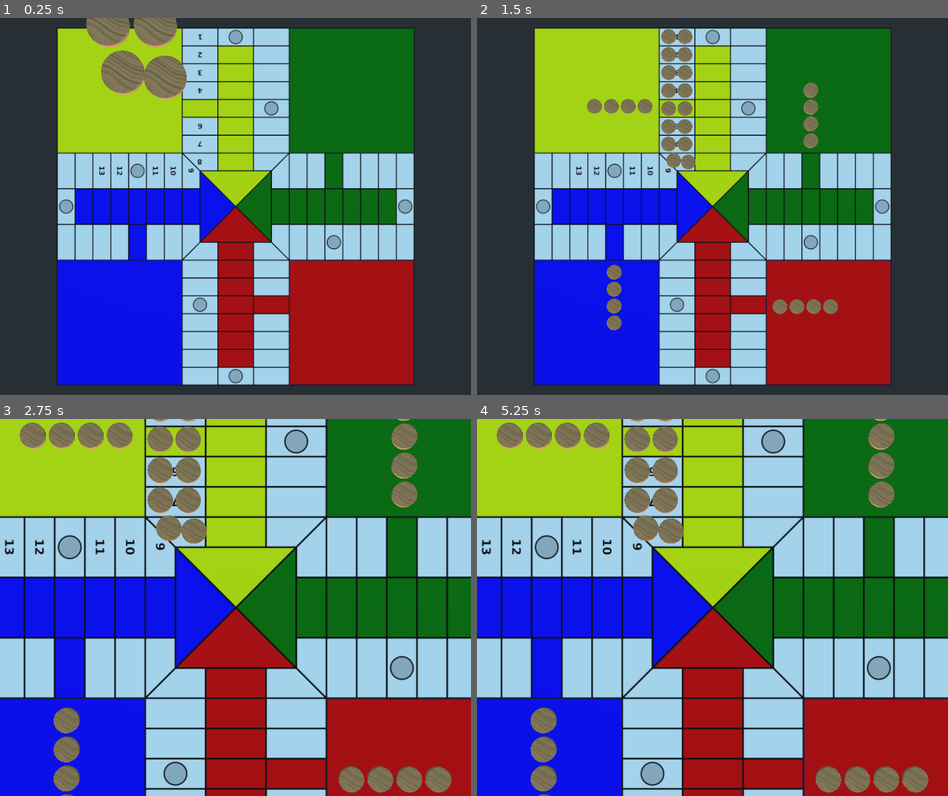
Above: before the commit, frames 1-4 (two rows, left to right).
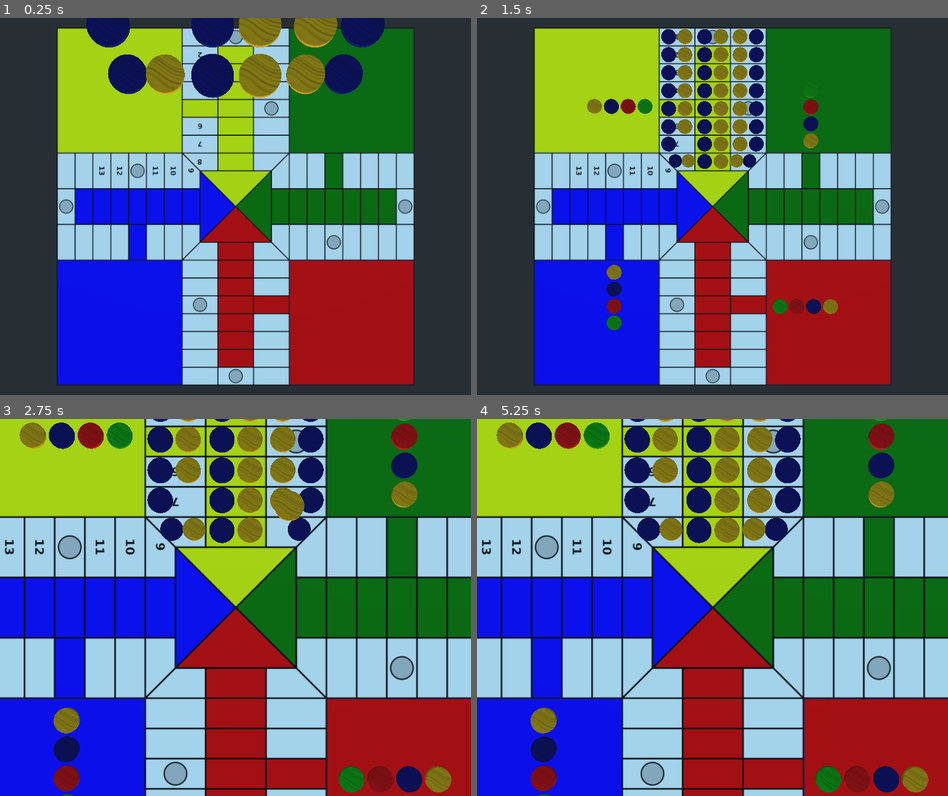
Above: after the commit, the same moments.

Repository: turulomio/gdparchis
Game: Godot game, scene res://scenes/Game4.tscn
Same seed, same stepped clock (60 frames per second), same inputs: the game is played once before the commit and once after it.
Inputs (mouse positions are in pixels of both pictures, inside the frame that each line leads up to):
- Up to frame 1 (0.25 s): no input
- Up to frame 2 (1.5 s): move the mouse to (816, 187) at 0.52 s; click (816, 187) at 0.6 s; move the mouse to (618, 225) at 1.27 s; click (618, 225) at 1.35 s
- Up to frame 3 (2.75 s): tap Enter at 2 s; move the mouse to (282, 524) at 2.02 s; tap Z (zoom_in) at 2.1 s; click (282, 524) at 2.3 s
- Up to frame 4 (5.25 s): move the mouse to (688, 682) at 2.77 s; tap A (zoom_out) at 2.85 s; click (688, 682) at 3.05 s; tap Space at 3.5, 5 s; move the mouse to (853, 664) at 3.52 s; click (853, 664) at 3.6 s; tap Enter at 4.25 s; move the mouse to (571, 550) at 4.27 s; click (571, 550) at 4.35 s; move the mouse to (736, 607) at 5.02 s; tap Z (zoom_in) at 5.1 s

The runs differ from the first frame. In frame 1, 8.3% of the frame differs, in the area x 18-82%, y 0-22%; in frame 2, 6.3%; in frame 3, 11%; in frame 4, 11%, in the area x 4-96%, y 0-100%.

Commit message:
Adding more pieces to squares

Diff:
--- a/project.godot
+++ b/project.godot
@@ -13,6 +13,11 @@
 "class": "DictionaryManager",
 "language": "GDScript",
 "path": "res://scenes/DictionaryManager.gd"
+}, {
+"base": "Spatial",
+"class": "Game4",
+"language": "GDScript",
+"path": "res://scenes/Game4.gd"
 }, {
 "base": "Reference",
 "class": "ListManager",
@@ -51,6 +56,7 @@
 } ]
 _global_script_class_icons={
 "DictionaryManager": "",
+"Game4": "",
 "ListManager": "",
 "Piece": "",
 "Player": "",
--- a/scenes/Game4.gd
+++ b/scenes/Game4.gd
@@ -1,4 +1,5 @@
 extends Spatial
+class_name Game4
 
 
 onready var camera =$Camera
@@ -27,26 +28,37 @@
 	## Creating players
 	self.max_players=4
 	self.players=PlayerManager.new(self.max_players)
+	for p in self.players.values():
+		p.set_game(self)
 
 	## Creating squares
 	self.squares=SquareManager.new()
 	for i in range(1,105):
 		self.squares.append(Square.new(i))
 
-	## DEBUG SHOWS ALL PIECES IN ALL SQUARES
-	if debug==true:
-		for s in self.squares.values():
-			while s.empty_position()>=0:
-				var piece=piece_scene.instance()
-				self.add_child(piece)
-				piece.global_transform.origin=Globals.position4(s.id,s.empty_position())
-				s.pieces[s.empty_position()]=piece
-		return
-
 	## Creating routes
 	self.routes={}
 	for e_color in Globals.e_colors(self.max_players):
 		self.routes[str(e_color)]=Route.new(self.max_players, e_color, self.squares)
+
+	## DEBUG SHOWS ALL PIECES IN ALL SQUARES
+	if debug==true:
+		for route in self.routes.values():
+			var route_pos=0
+			for s in route.arr:
+				print(route_pos)
+				while s.empty_position()>=0:
+					var piece=piece_scene.instance()
+					self.add_child(piece)
+					piece.set_color(Globals.colorn(s.empty_position()))
+					piece.set_player(self.players.get(route.e_color))
+					piece.set_route(route)
+					piece.move_to_route_position(route_pos)
+					#piece.global_transform.origin=Globals.position4(s.id,s.empty_position())
+
+					#s.pieces[s.empty_position()]=piece
+				route_pos=route_pos+1
+		return
 
 	# Create players pieces
 	for i in range(16):
--- a/scenes/Globals.gd
+++ b/scenes/Globals.gd
@@ -6,6 +6,18 @@
 func e_colors(max_players):
 	if max_players==4:
 		return [eColors.YELLOW,eColors.BLUE,eColors.RED,eColors.GREEN]
+
+func colorn(e_color):
+	match e_color:
+		eColors.YELLOW:
+			return ColorN("yellow",1)
+		eColors.BLUE:
+			return ColorN("blue",1)
+		eColors.RED:
+			return ColorN("red",1)
+		eColors.GREEN:
+			return ColorN("green",1)
+	return eColors.RED
 
 # Lo calcule ayudandome de la función y con simetrías
 #func get_object_under_mouse():
@@ -34,7 +46,39 @@
 		7:
 			return [Vector3(-4.9,h,-11.1), Vector3(-7.8,h,-11.1)][square_position]
 		8:
-			return [Vector3(-4.3,h,-7.9), Vector3(-6.9,h,-8.2)][square_position]
+			return [Vector3(-4.3,h,-8.1), Vector3(-6.6,h,-8.1)][square_position]
+		60:
+			return [Vector3(4.3,h,-8.1), Vector3(6.6,h,-8.1)][square_position]
+		61:
+			return [Vector3(4.9,h,-11.1), Vector3(7.8,h,-11.1)][square_position]
+		62:
+			return [Vector3(4.9,h,-14.2), Vector3(7.8,h,-14.2)][square_position]
+		63:
+			return [Vector3(4.9,h,-17.4), Vector3(7.8,h,-17.4)][square_position]
+		64:
+			return [Vector3(4.9,h,-20.6), Vector3(7.8,h,-20.6)][square_position]
+		65:
+			return [Vector3(4.9,h,-23.8), Vector3(7.8,h,-23.8)][square_position]
+		66:
+			return [Vector3(4.9,h,-27.0), Vector3(7.8,h,-27.0)][square_position]
+		67:
+			return [Vector3(4.9,h,-30.2), Vector3(7.8,h,-30.2)][square_position]
+		68:
+			return [Vector3(1.5,h,-30.2), Vector3(-1.4,h,-30.2)][square_position]
+		69:
+			return [Vector3(1.5,h,-27.0), Vector3(-1.4,h,-27.0)][square_position]
+		70:
+			return [Vector3(1.5,h,-23.8), Vector3(-1.4,h,-23.8)][square_position]
+		71:
+			return [Vector3(1.5,h,-20.6), Vector3(-1.4,h,-20.6)][square_position]
+		72:
+			return [Vector3(1.5,h,-17.4), Vector3(-1.4,h,-17.4)][square_position]
+		73:
+			return [Vector3(1.5,h,-14.2), Vector3(-1.4,h,-14.2)][square_position]
+		74:
+			return [Vector3(1.5,h,-11.1), Vector3(-1.4,h,-11.1)][square_position]
+		75:
+			return [Vector3(1.5,h,-8.0), Vector3(-1.4,h,-8.0)][square_position]
 		101:
 			return [Vector3(-21,h,-21+3.2), Vector3(-21+3,h,-21+3.2),Vector3(-21+6,h,-21+3.2),Vector3(-21+9,h,-21+3.2)][square_position]
 		102:
--- a/scenes/Piece.gd
+++ b/scenes/Piece.gd
@@ -5,7 +5,7 @@
 var id : int = 0
 var player: Player
 var route: Route
-var route_position: int = 0
+var route_position: int = 20# Al iniciar mejor que no sea la primera para que se va bien el debug y da igual
 var square_position: int = 0
 
 func _physics_process(_delta):
@@ -88,8 +88,8 @@
 
 ## Returns true if move was successful, else false
 func move_to_route_position(route_position):
-	var square_final=self.route.square_at((route_position))
-	var square_initial=self.route.square()
+	var square_final=self.route.square_at(route_position)
+	var square_initial=self.square()
 
 	#Check if can move
 	var new_square_position=square_final.empty_position()
@@ -101,5 +101,16 @@
 	square_final.pieces[new_square_position]=self
 	self.square_position=new_square_position
 
+	self.route_position=route_position
+
 	#Interface move
 	self.global_transform.origin=Globals.position4(square_final.id,new_square_position)
+	self.change_scale_on_specials_squares()
+
+#Para casillas estrechas
+func change_scale_on_specials_squares():
+	if self.player.game.max_players==4:
+		if self.square().id in [8,9,25,26,42,43,49,60]:
+			self.scale=Vector3(0.9,1,0.9)
+		else:
+			self.scale=Vector3(1,1,1)
--- a/scenes/Player.gd
+++ b/scenes/Player.gd
@@ -7,6 +7,7 @@
 var active : bool
 var pieces=[]
 var route: Route
+var game
 
 
 func _init(node_id):
@@ -39,3 +40,6 @@
 
 func set_route(p):
 	self.route=p
+
+func set_game(g):
+	self.game=g
--- a/scenes/Square.gd
+++ b/scenes/Square.gd
@@ -47,7 +47,7 @@
 		return 4
 	return 2
 
-## Devuelve Null si no encuentra sitio libre o la posicion
+## Devuelve -1 si no encuentra sitio libre o la posicion
 func empty_position():
 	for position in range(self.max_pieces()):
 		if self.pieces[position] == null:
